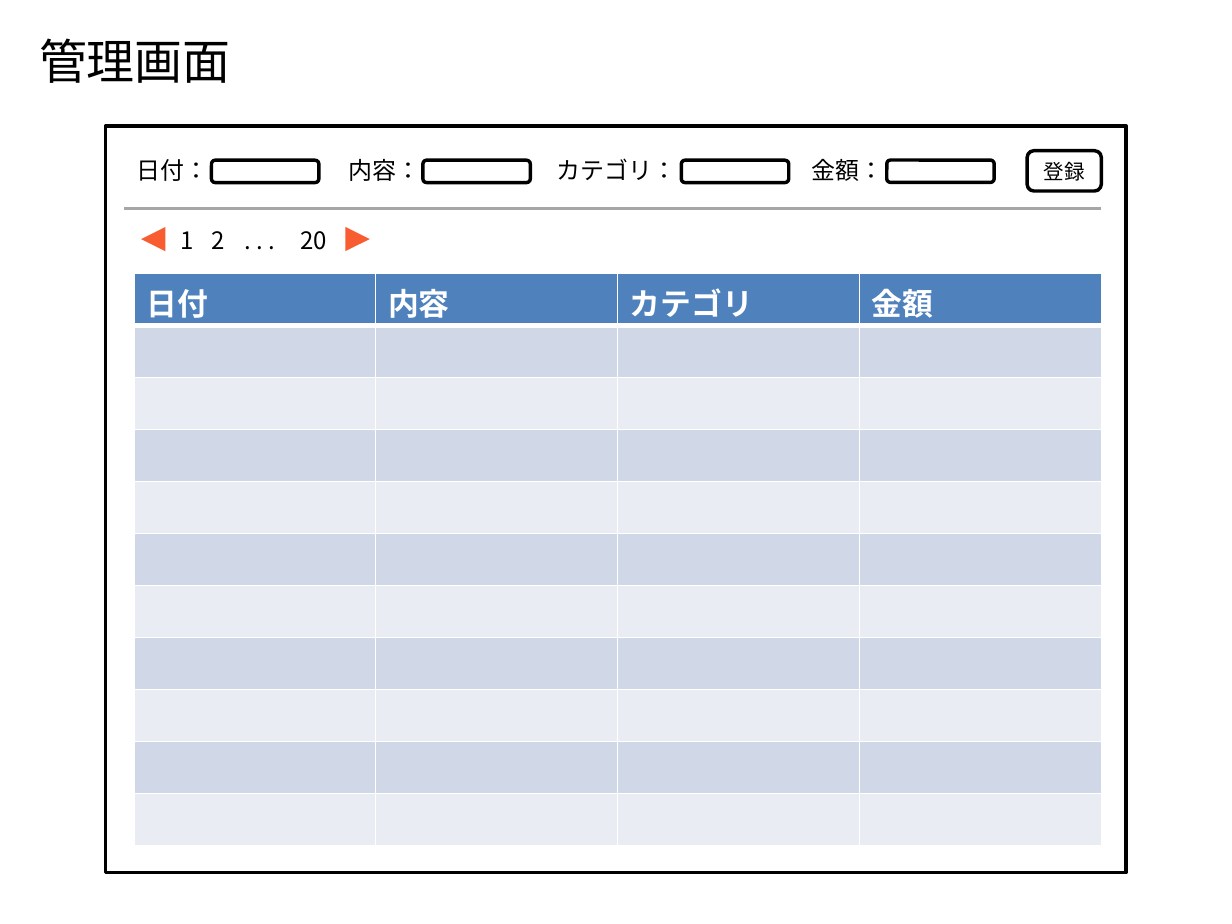
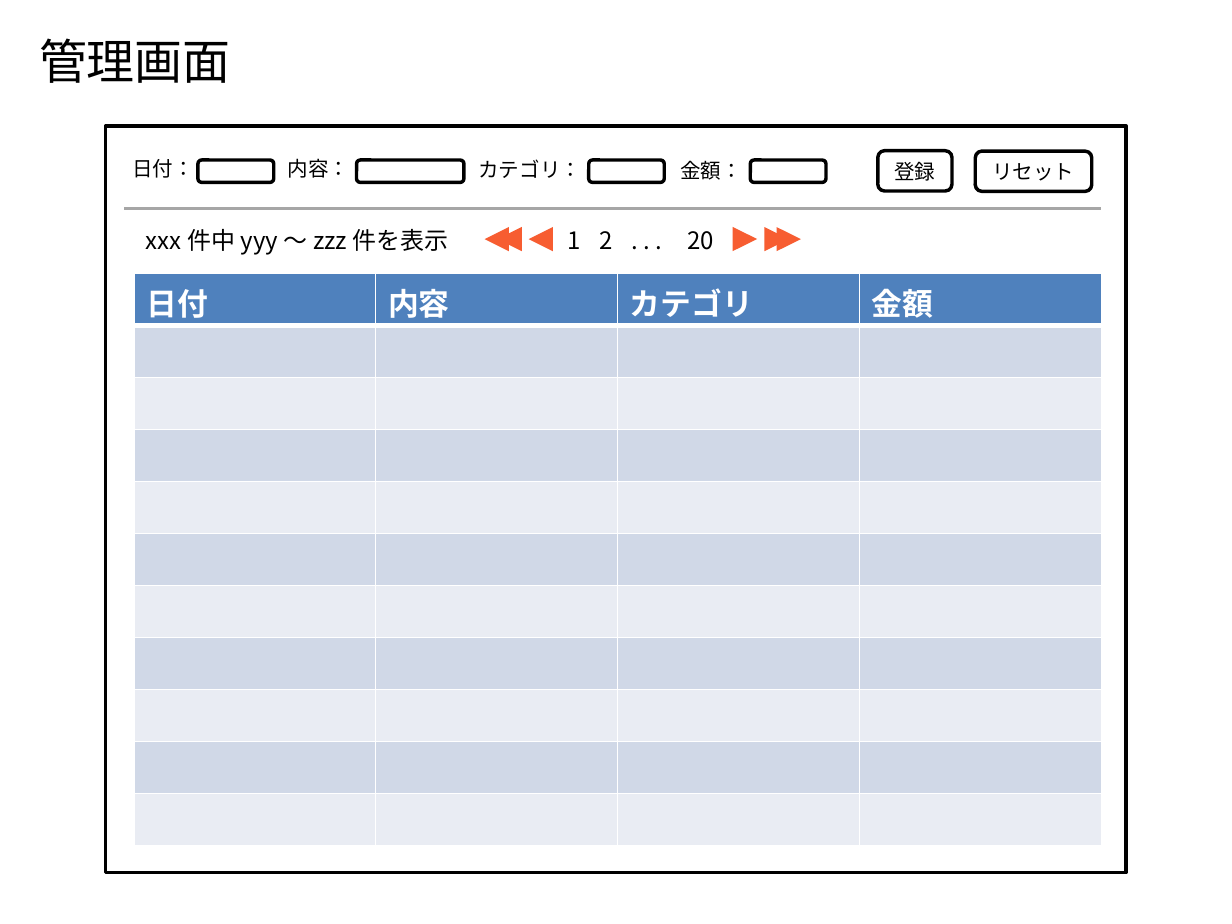
Before and after one commit to Leonis0813/chort, a slide deck: slide 4 of bin/algieba.pptx. Drawn at 1232x924 pixels with LibreOffice and Linux fonts; fonts in the diff are those of the drawing. Boxes give left, top, right and bottom in pixels: in the first picture for what was removed or moved away, otherwise in the second. Text is boxed around its words. In the diff, an @@ line names an element or a change of style, - is before the commit and + after.

```diff
--- a/bin/algieba.pptx
+++ b/bin/algieba.pptx
@@ rounded rectangle: place and size @@
-rounded rectangle at [212,160,319,182]
+rounded rectangle at [198,160,275,182]
@@ text "内容：": place and size @@
-text "内容：" at [348,159,420,181]
+text "内容：" at [288,158,350,178]
@@ rounded rectangle: place and size @@
-rounded rectangle at [423,160,530,182]
+rounded rectangle at [356,160,463,182]
@@ text "カテゴリ：": place and size @@
-text "カテゴリ：" at [557,158,677,180]
+text "カテゴリ：" at [478,159,581,178]
@@ rounded rectangle: place and size @@
-rounded rectangle at [681,160,788,182]
+rounded rectangle at [589,160,664,182]
@@ size 14 to 12 pt in 4 elements at [132,159,194,178], [288,158,350,178], [478,159,581,178], [680,160,742,180] @@
@@ text "金額：": place and size @@
-text "金額：" at [812,159,884,181]
+text "金額：" at [680,160,742,180]
@@ rounded rectangle: place and size @@
-rounded rectangle at [887,160,994,182]
+rounded rectangle at [750,160,825,182]
@@ rounded rectangle "登録": place and size @@
-rounded rectangle "登録" at [1027,150,1101,191]
+rounded rectangle "登録" at [878,150,952,191]
@@ rounded rectangle added at [976,152,1093,192], outline #000000 2 pt, 12 pt, text #000000 @@
+リセット
@@ text added at [146,229,449,255], 14 pt, text #000000 @@
+xxx 件中 yyy 〜 zzz 件を表示
@@ triangle added at [484,227,509,251], fill #F75D31 @@
@@ triangle added at [498,227,522,251], fill #F75D31 @@
@@ 3 texts, 1 triangle: place and size @@
-3 texts, 1 triangle at [142,227,327,251]
+3 texts, 1 triangle at [529,227,715,251]
@@ text ". . .": place and size @@
-text ". . ." at [232,221,298,262]
+text ". . ." at [620,221,686,262]
@@ triangle: place and size @@
-triangle at [345,227,370,251]
+triangle at [733,227,758,251]
@@ triangle added at [765,227,790,251], fill #F75D31 @@
@@ triangle added at [776,227,801,251], fill #F75D31 @@
```
Also in this commit, not shown: 2 other slides changed, 1 slide added, 5 other files.
